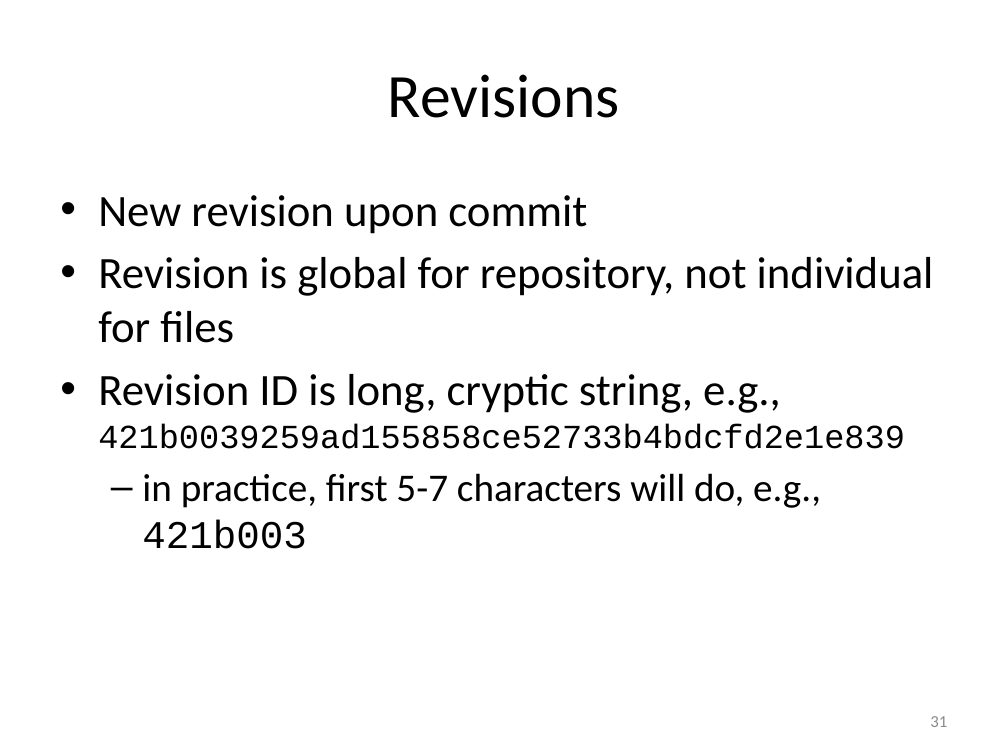
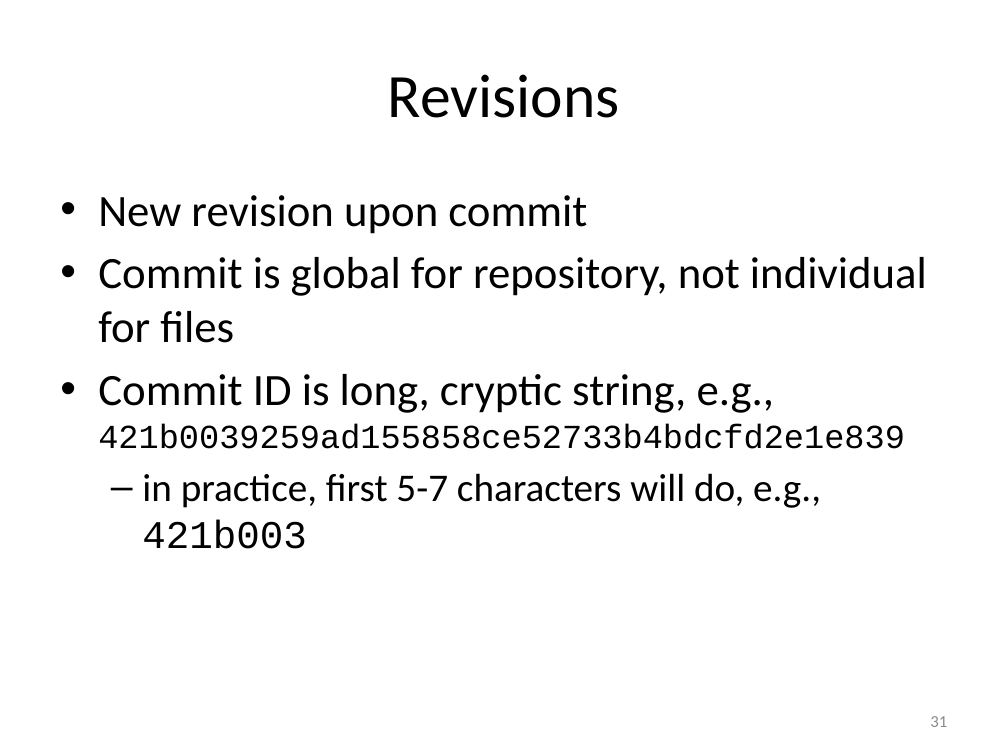
Before and after one commit to gjbex/Version-control-with-git, a slide deck: slide 31 of version_control_git.pptx. Drawn at 1008x756 pixels with LibreOffice and Linux fonts; fonts in the diff are those of the drawing. Boxes give left, top, right and bottom in pixels: in the first picture for what was removed or moved away, otherwise in the second. Text is boxed around its words. In the diff, an @@ line names an element or a change of style, - is before the commit and + after.

Commit message:
Use "commit" rather than "revision"
For consistency, it is better to mostly refer to commits, rather than revisions.

```diff
--- a/version_control_git.pptx
+++ b/version_control_git.pptx
@@ text at (98,257,927,449): text changed @@
-• Revision is global for repository, not individual for files
-• Revision ID is long, cryptic string, e.g.,
-  421b0039259ad155858ce52733b4bdcfd2e1e839
+• Commit is global for repository, not individual for files
+• Commit ID is long, cryptic string, e.g.,
+  421b0039259ad155858ce52733b4bdcfd2e1e839
```
Also in this commit, not shown: 11 other slides changed.
